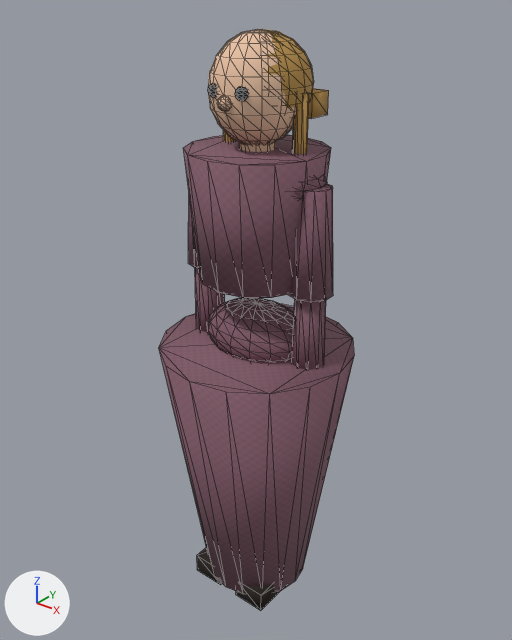
Renders of the glTF model gra-fabryka/godot/assets/models/sim_dziewczynka.glb from each side of a commit.
One viewpoint serves both versions: a 50 mm lens placed at (0.813, -1.02, 1.291), pointed at (-0.013, 0.012, 0.651). Every picture has the same lights, and +X, +Y and +Z are marked at lower left. The first picture is the older version. Mesh edges are drawn as thin lines. Vertices at exactly the same position are counted once.

Before the edit, the objects in view are built like this:
```python
me_sphere_034 = bpy.data.meshes.new('Sphere.034')
me_sphere_034.from_pydata(...)  # 1218 vertices, 2352 faces; spans x -0.202..0.202, y -0.202..0.202, z 0.0..1.209
# faces by material slot: [832, 24, 980, 160, 356]
me_sphere_034.materials.append(mat_m_ubranie_dziewczynka)  # picture img_tex_ubranie_dziewczynka
me_sphere_034.materials.append(mat_m_buty)  # black #1e1007
me_sphere_034.materials.append(mat_m_skora_dziecko)  # beige #ebc3a5
me_sphere_034.materials.append(mat_m_oko)  # black #0d0d13
me_sphere_034.materials.append(mat_m_wlosy_jasne)  # orange #b9904b
ob_sim_dziewczynka = bpy.data.objects.new('sim_dziewczynka', me_sphere_034)
ob_sim_dziewczynka.location = (0.0, 0.0, 0.0)
```
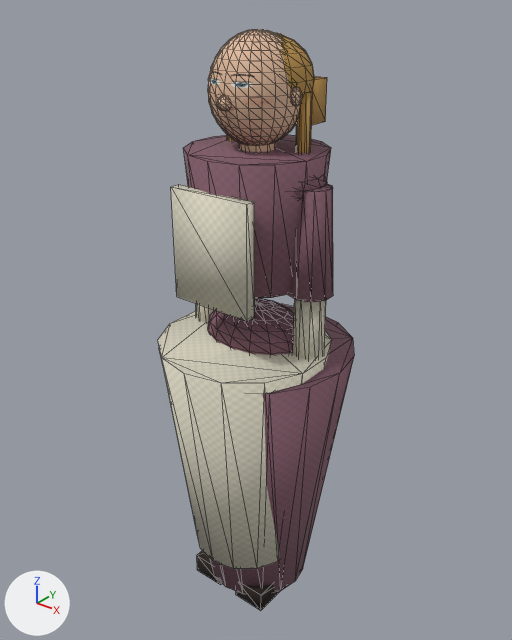
Where the change shows, as pixel boxes [x1, y1, x2, y2] in the pictures (512 x 640 px; the box of a moved part takes in the faces that stretch with it):
'sim_dziewczynka', reshaped
    before: [159, 29, 354, 610]
    after: [158, 29, 354, 610]
part 1 of me_sphere_034, added
    after: [171, 184, 254, 321]
part 2 of me_sphere_034, added
    after: [158, 310, 331, 569]
part 3 of me_sphere_034, added
    after: [291, 87, 302, 107]
part 4 of me_sphere_034, added (orange)
    after: [276, 33, 314, 97]
part 5 of me_sphere_034, added (orange)
    after: [311, 76, 327, 125]
part 6 of me_sphere_034, moved or reshaped (mostly hidden)
    before: [223, 130, 236, 142]
    after: [227, 135, 235, 141]
part 7 of me_sphere_034, moved or reshaped
    before: [293, 92, 309, 154]
    after: [296, 91, 313, 153]
part 8 of me_sphere_034, deleted
    before: [208, 84, 216, 97]
part 9 of me_sphere_034, deleted
    before: [235, 87, 248, 101]
part 10 of me_sphere_034, moved or reshaped
    before: [208, 29, 329, 145]
    after: [208, 29, 301, 146]
part 11 of me_sphere_034, recoloured (brown to grey)
    before: [195, 268, 326, 370]
    after: [196, 299, 326, 359]

Edits to the bpy script that builds the scene:
```text
Add mat_m_koszula:
    mat_m_koszula = principled_material('M_koszula')
    mat_m_koszula.texture = img_tex_koszula
    mat_m_koszula.roughness = 0.8
Change me_sphere_034:
    remove me_sphere_034.from_pydata(...)  # 1218 vertices, 2352 faces; spans x -0.202..0.202, y -0.202..0.202, z 0.0..1.209
    add me_sphere_034.from_pydata(...)  # 1486 vertices, 2872 faces; spans x -0.202..0.202, y -0.216..0.202, z 0.0..1.209
    me_sphere_034 part 1: a new loose piece, a box spanning x -0.088..0.088, y -0.138..-0.118, z 0.735..0.951, in mat_m_fartuch (picture img_tex_fartuch)
    me_sphere_034 part 2: a new loose piece, a 14-sided cut cone along z (radius 0.115 at the low end, 0.175 at the high end) spanning x -0.171..0.171, y -0.216..0.135, z 0.125..0.63, in mat_m_fartuch (picture img_tex_fartuch)
    me_sphere_034 part 3: a new loose piece, an icosphere of 80 faces spanning x 0.075..0.092, y -0.013..0.013, z 1.089..1.123, in mat_m_skora_dziecko (beige #ebc3a5)
    me_sphere_034 part 4: a new loose piece, a UV sphere (16 segments, 10 rings, poles along z) spanning x -0.092..0.092, y -0.068..0.106, z 1.054..1.204, in mat_m_wlosy_jasne (orange #b9904b)
    me_sphere_034 part 5: a new loose piece, a box spanning x -0.081..0.081, y 0.039..0.098, z 1.051..1.128, in mat_m_wlosy_jasne (orange #b9904b)
    me_sphere_034 part 6: the loose piece of 16 vertices spanning x -0.095..-0.068, y 0.007..0.033, z 0.908..1.11 is moved by (0.0, 0.01, 0.0)
    me_sphere_034 part 7: the loose piece of 16 vertices spanning x 0.068..0.095, y 0.007..0.033, z 0.908..1.11 is moved by (0.0, 0.01, 0.0)
    me_sphere_034 part 8: the loose piece of 42 vertices spanning x -0.042..-0.018, y -0.091..-0.067, z 1.103..1.127 is deleted
    me_sphere_034 part 9: the loose piece of 42 vertices spanning x 0.018..0.042, y -0.091..-0.067, z 1.103..1.127 is deleted
    me_sphere_034 part 10: 290 vertices removed from x -0.092..0.092, y -0.085..0.106, z 1.017..1.209; 352 vertices added at x -0.084..0.084, y -0.088..0.088, z 1.014..1.207
    me_sphere_034 part 11: 72 faces spanning x -0.16..0.16, y -0.034..0.034, z 0.573..0.755 switch from mat_m_ubranie_dziewczynka (picture img_tex_ubranie_dziewczynka) to mat_m_koszula (picture img_tex_koszula)
    other edits to the shape of me_sphere_034 do not show in these pictures
    remove me_sphere_034.materials.append(mat_m_oko)  # black #0d0d13
    add me_sphere_034.materials.append(mat_m_fartuch)  # picture img_tex_fartuch
    add me_sphere_034.materials.append(mat_m_twarz_sim_dziewczynka)  # picture img_tex_twarz_sim_dziewczynka
    add me_sphere_034.materials.append(mat_m_kokarda)  # red #c82a46
```
